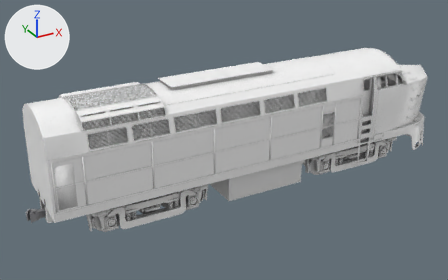
An edit to the Blender file RF16/model/RF16.blend, drawn before and after from the same camera.
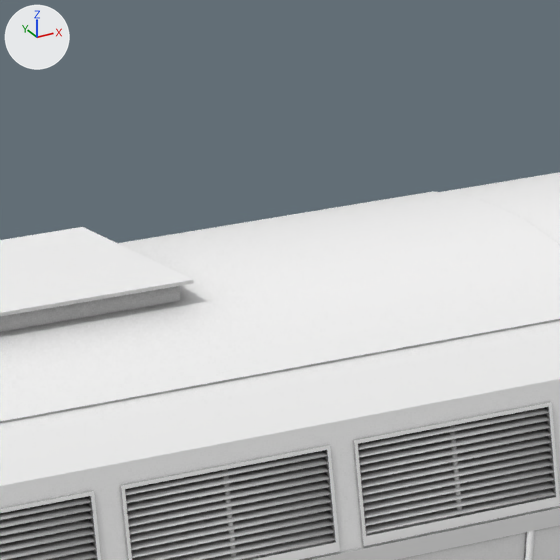
The first picture shows the older version from a 50 mm lens placed at (-11.21, -18.45, 11.26), pointed at (-0.85, 0.38, 1.85). The close-ups show both versions on the part from 55% to 73% of the width and 10% to 39% of the height of that picture; other places that the commit changed are outside them. Every picture has the same lights, and +X, +Y and +Z are marked at upper left.
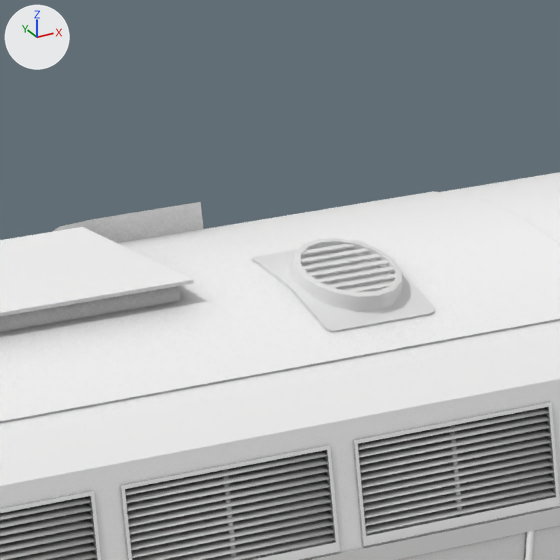
Changed parts and their boxes (x1, y1, x2, y2) in the close-ups (560 x 560 px):
'Cylinder.017', added: after (253, 238, 434, 332)
'Cube.135', reshaped, moved (not visible before): after (52, 202, 204, 243)
'Cylinder.018', added: after (301, 244, 395, 292)
part 1 of me_cube_079, added: after (52, 202, 204, 243)

The change, as a list of edits to the scene's bpy script:
```text
Change me_cube_079:
    used by ob_cube_135; location = (0.0, 0.1, 0.0)
    remove me_cube_079.from_pydata(...)  # 18 vertices, 15 faces; spans x -1.46..1.72, y -1.42..-1.4, z 0.33..1.16
    add me_cube_079.from_pydata(...)  # 24 vertices, 20 faces; spans x 0.79..1.49, y 0.57..1.24, z 4.26..4.64
    me_cube_079 part 1: 24 vertices added at x 0.79..1.49, y 0.57..1.24, z 4.26..4.64
    me_cube_079 part 2: the surface is now shaded smooth
    add me_cube_079.materials.append(mat_material)
Add me_cylinder_006:
    me_cylinder_006.from_pydata(...)  # 62 vertices, 45 faces; spans x -0.221..0.221, y -0.259..0.259, z 0.07..0.08
    me_cylinder_006.polygons.foreach_set('use_smooth', [True] * 45)
Add me_cylinder_005:
    me_cylinder_005.from_pydata(...)  # 164 vertices, 169 faces; spans x -0.395..0.38, y -0.35..0.35, z -0.05..0.08
    me_cylinder_005.polygons.foreach_set('use_smooth', [True] * 169)
Change ob_cube_135:
    ob_cube_135.location: (0.0, 0.1, 0.0) -> (0.0, 0.0, 0.0)
Add ob_cylinder_018:
    ob_cylinder_018 = bpy.data.objects.new('Cylinder.018', me_cylinder_006)
    ob_cylinder_018.location = (1.64, -0.569, 4.487)
    ob_cylinder_018.rotation_euler = (0.0, 0.271, -1.571)  # degrees (0, 16, -90)
Add ob_cylinder_017:
    ob_cylinder_017 = bpy.data.objects.new('Cylinder.017', me_cylinder_005)
    ob_cylinder_017.location = (1.64, -0.572, 4.497)
    ob_cylinder_017.rotation_euler = (0.0, 0.271, -1.571)  # degrees (0, 16, -90)
```
